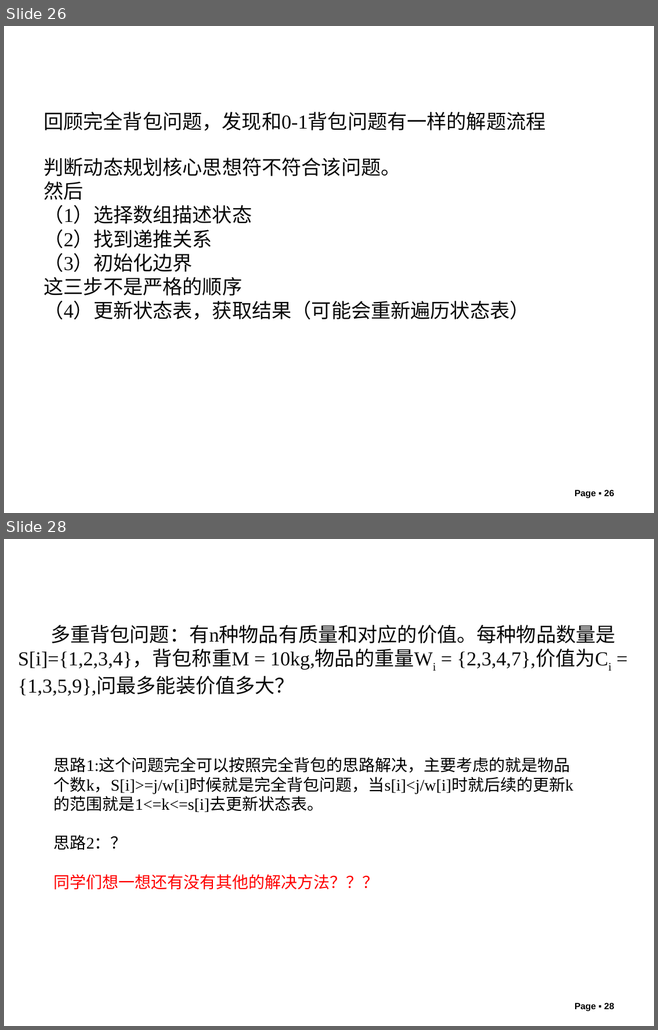
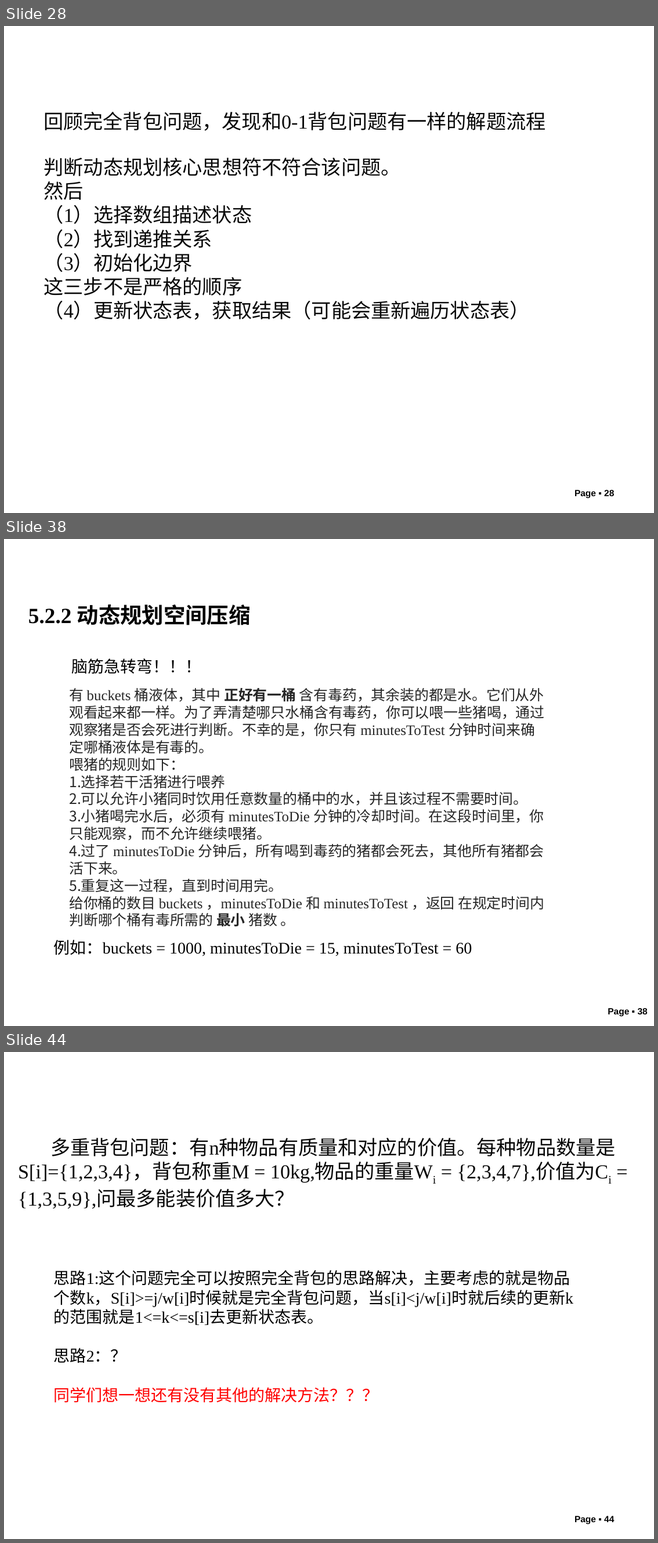
Before and after one commit to liutongling/DP, a slide deck: file/第5章 动态规划法.pptx. Shown one above the other, each under a label of ours: slides 26 and 28 before the commit, slides 28, 38 and 44 after it; the slides between them are not shown. The pictures are 658x1030 and 658x1543 pixels, drawn with LibreOffice and Linux fonts; fonts in the diff are those of the drawing; background and template pictures are left out. Boxes give left, top, right and bottom in pixels: in the first picture for what was removed or moved away, otherwise in the second. Text is boxed around its words. In the diff, an @@ line names an element or a change of style, - is before the commit and + after.

```diff
--- a/file/第5章 动态规划法.pptx
+++ b/file/第5章 动态规划法.pptx
@@ slide 38 added at <box>4,539,654,1026</box>, background #FFFFFF @@
@@ text added at <box>28,605,250,625</box>, 24 pt, text #000000, bold @@
+5.2.2 动态规划空间压缩
@@ text added at <box>72,658,202,674</box>, 18 pt, text #000000 @@
+脑筋急转弯！！！
@@ text added at <box>69,688,544,927</box>, 16 pt, text #262626 @@
+有 buckets 桶液体，其中 正好有一桶 含有毒药，其余装的都是水。它们从外观看起来都一样。为了弄清楚哪只水桶含有毒药，你可以喂一些猪喝，通过观察猪是否会死进行判断。不幸的是，你只有 minutesToTest 分钟时间来确定哪桶液体是有毒的。
+喂猪的规则如下：
+1. 选择若干活猪进行喂养
+2. 可以允许小猪同时饮用任意数量的桶中的水，并且该过程不需要时间。
+3. 小猪喝完水后，必须有 minutesToDie 分钟的冷却时间。在这段时间里，你只能观察，而不允许继续喂猪。
+4. 过了 minutesToDie 分钟后，所有喝到毒药的猪都会死去，其他所有猪都会活下来。
+5. 重复这一过程，直到时间用完。
+给你桶的数目 buckets ，minutesToDie 和 minutesToTest ，返回 在规定时间内判断哪个桶有毒所需的 最小 猪数 。
@@ text added at <box>54,940,471,956</box>, 18 pt, text #000000 @@
+例如：buckets = 1000, minutesToDie = 15, minutesToTest = 60
@@ page number added at <box>607,1008,647,1016</box>, 10 pt, text #000000, bold @@
+Page ▪ 38
@@ what was slide 26 is now slide 28 @@
@@ what was slide 28 is now slide 44 @@
@@ page number at <box>574,1516,614,1525</box>: text changed @@
-Page ▪ 28
+Page ▪ 44
```
Also in this commit, not shown: 3 slides changed, 15 other slides added, 2 other files.
